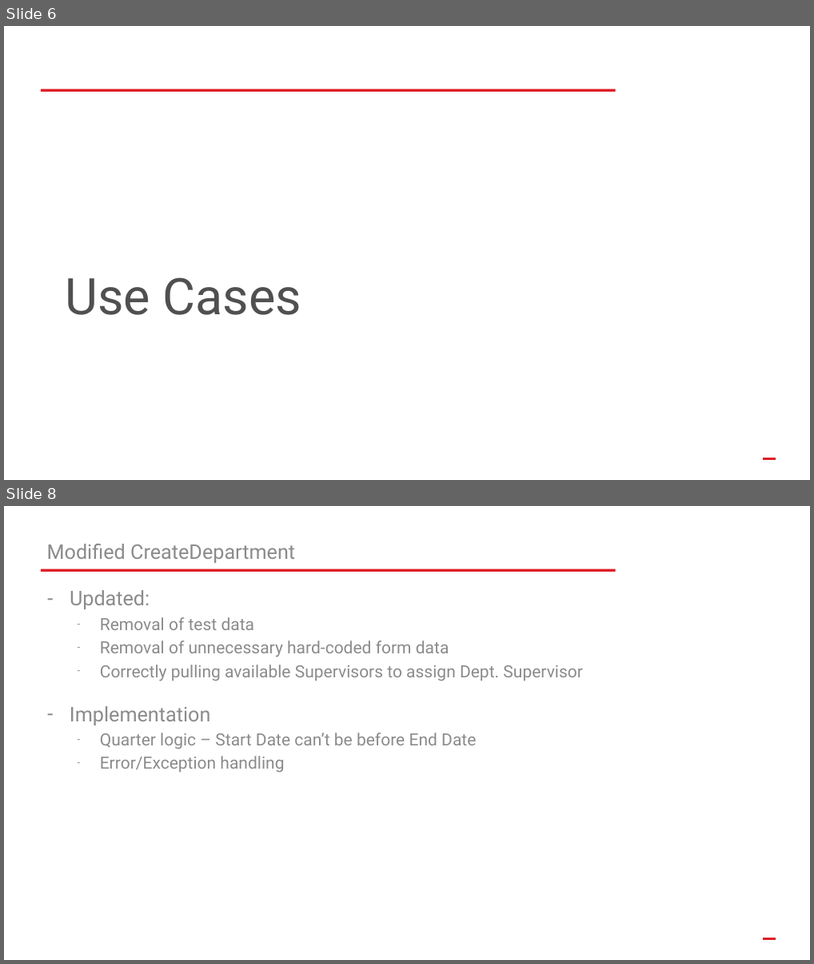
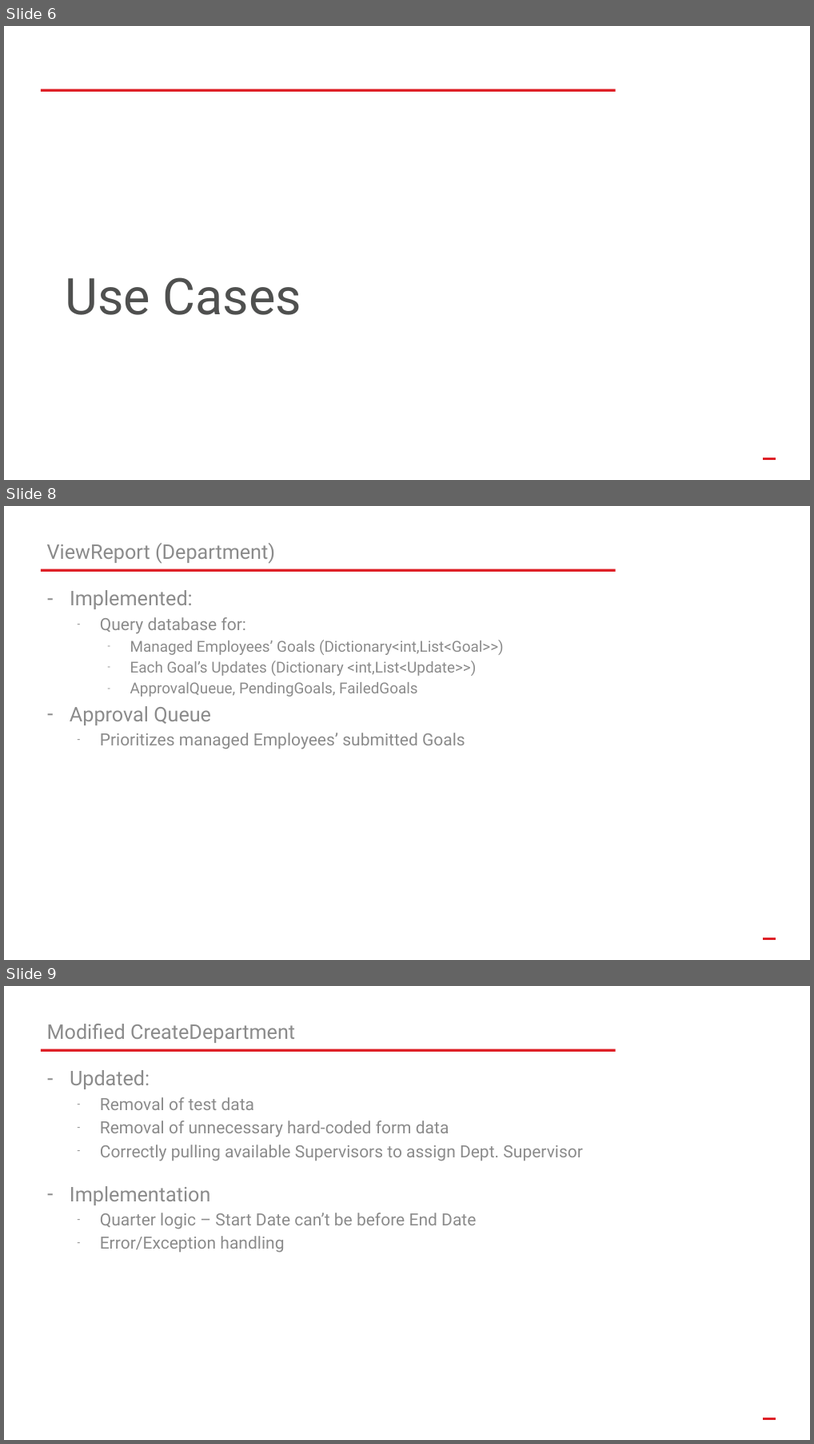
Before and after one commit to tattymennis/csci-4712-senior-capstone, a slide deck: Resources/csci-4712-week13.pptx. Shown one above the other, each under a label of ours: slides 6 and 8 before the commit, slides 6, 8 and 9 after it; the slides between them are not shown. The pictures are 814x964 and 814x1444 pixels, drawn with LibreOffice and Linux fonts; fonts in the diff are those of the drawing; background and template pictures are left out. Boxes give left, top, right and bottom in pixels: in the first picture for what was removed or moved away, otherwise in the second. Text is boxed around its words. In the diff, an @@ line names an element or a change of style, - is before the commit and + after.

```diff
--- a/Resources/csci-4712-week13.pptx
+++ b/Resources/csci-4712-week13.pptx
@@ slide 8 added at (4, 506, 810, 960), background #FFFFFF; not listed: 2 template elements that a slide beside it also shows @@
@@ text added at (47, 543, 275, 564), 24 pt, text #8C8C8C @@
+ViewReport (Department)
@@ text added at (70, 590, 504, 696), 18 pt, text #8C8C8C @@
+– Implemented:
+  – Query database for:
+    – Managed Employees’ Goals (Dictionary<int,List<Goal>>)
+    – Each Goal’s Updates (Dictionary <int,List<Update>>)
+    – ApprovalQueue, PendingGoals, FailedGoals
@@ text added at (70, 706, 466, 749), 20 pt, text #8C8C8C @@
+– Approval Queue
+  – Prioritizes managed Employees’ submitted Goals
@@ what was slide 8 is now slide 9 @@
```
Also in this commit, not shown: 5 slides changed, 1 other slide added, 6 other files.
